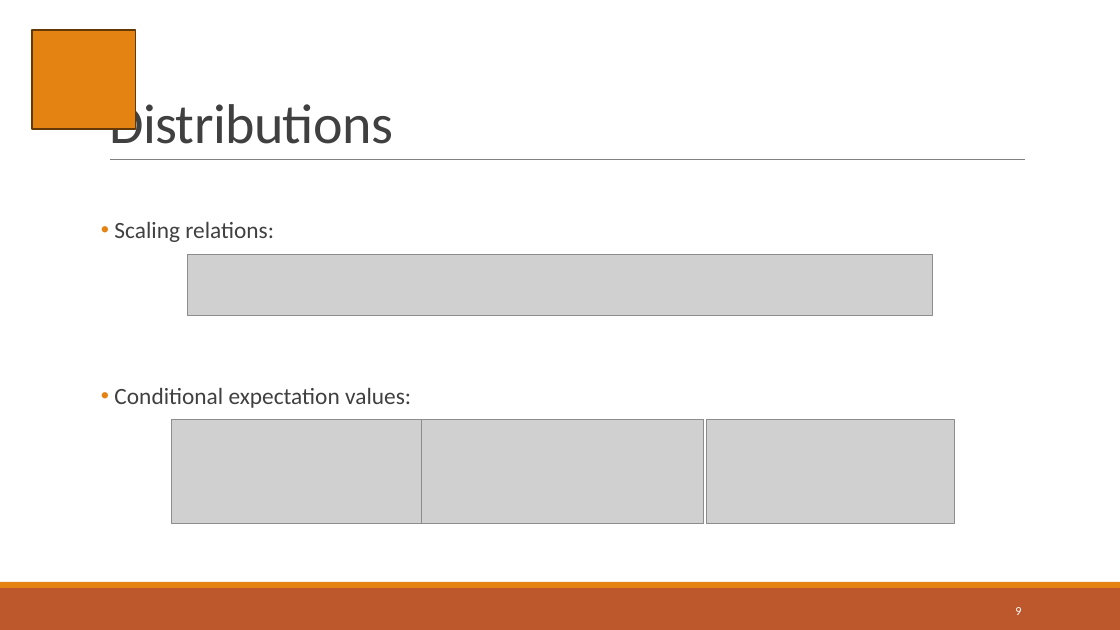
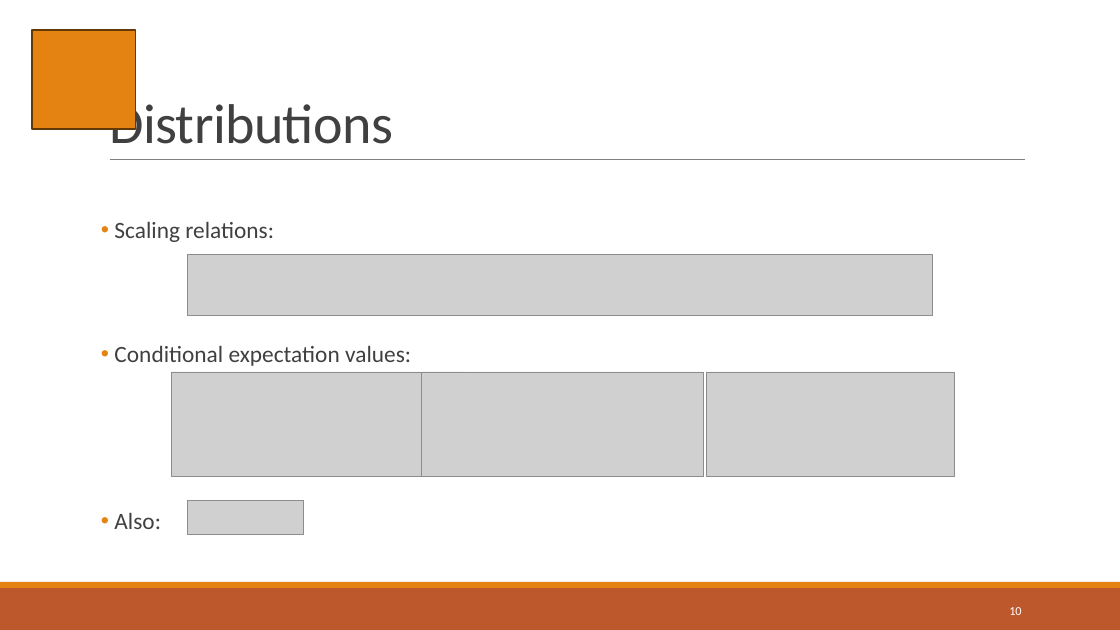
Before and after one commit to mallereusement/CP_sandpile, a slide deck: slide 10 of presentation/sandpile_presentation.pptx (slide 9 before the commit). Drawn at 1120x630 pixels with LibreOffice and Linux fonts; fonts in the diff are those of the drawing; grey boxes stand for pictures. Boxes give left, top, right and bottom in pixels: in the first picture for what was removed or moved away, otherwise in the second. Text is boxed around its words. In the diff, an @@ line names an element or a change of style, - is before the commit and + after.

```diff
--- a/presentation/sandpile_presentation.pptx
+++ b/presentation/sandpile_presentation.pptx
@@ 3 pictures moved together from (x1=171, y1=419, x2=954, y2=523) to (x1=171, y1=372, x2=954, y2=476) @@
@@ picture added at (x1=187, y1=501, x2=303, y2=534) @@
@@ text at (x1=114, y1=513, x2=161, y2=529): paragraph added @@
+• Also:
@@ page number at (x1=1009, y1=607, x2=1021, y2=615): text changed @@
-9
+10
```
Also in this commit, not shown: 6 other slides changed, 1 slide added, 1 slide removed, 23 other files.
